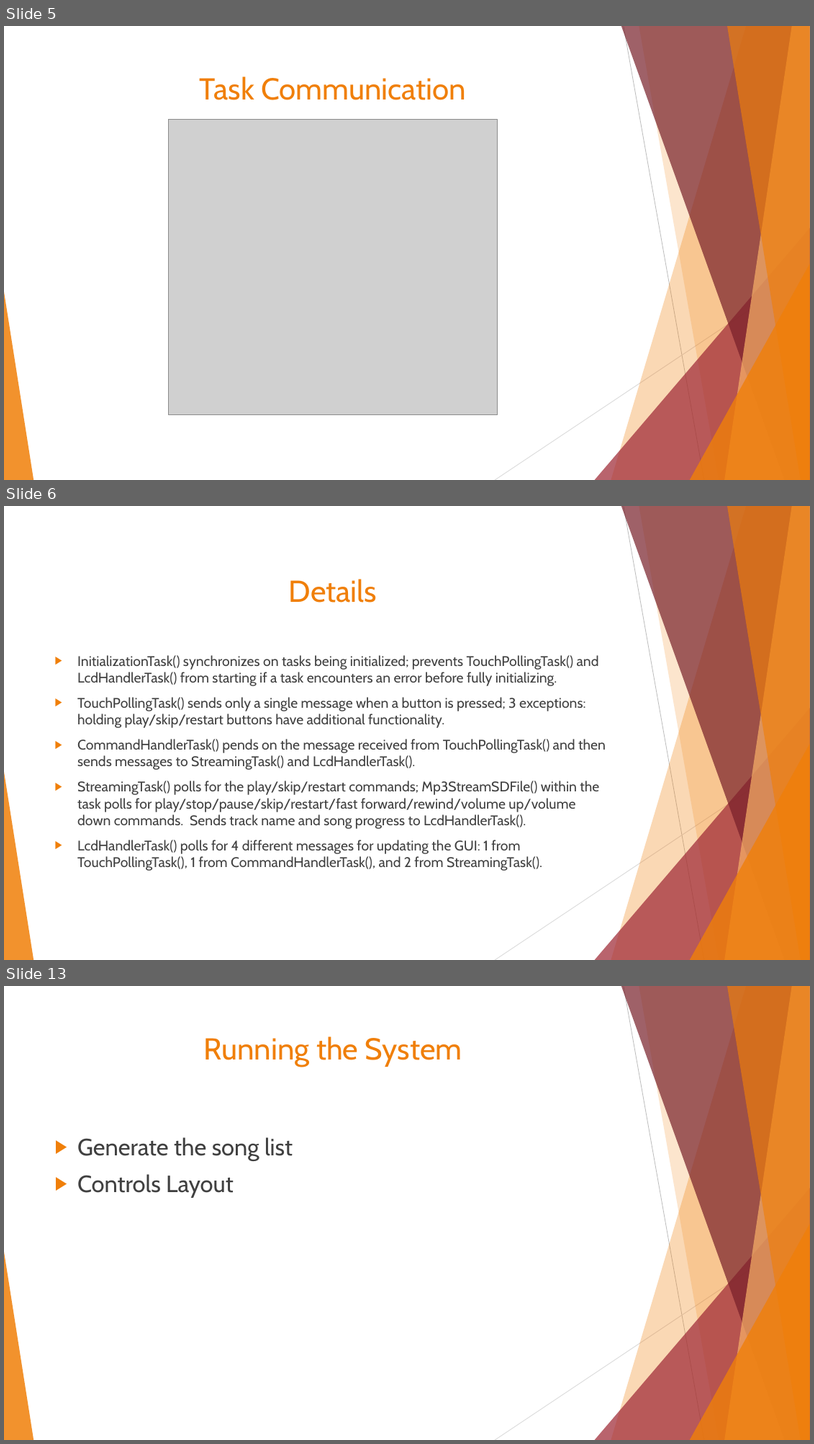
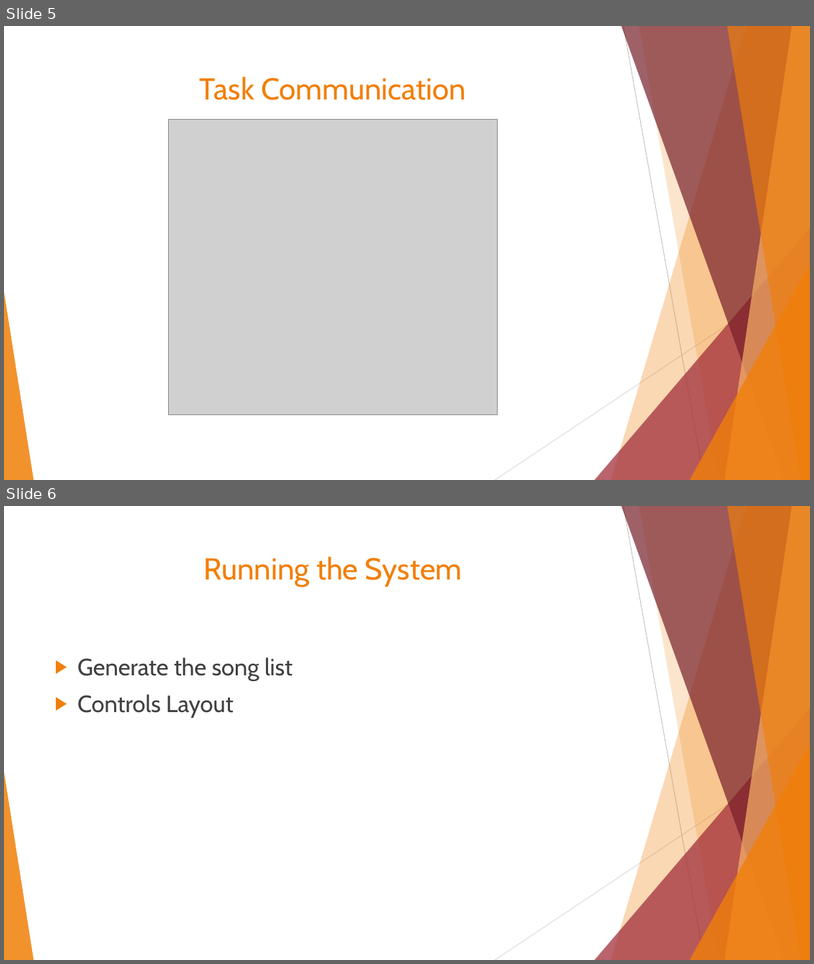
Before and after one commit to baldwinvs/embsys105, a slide deck: Project/Presentation.pptx. Shown one above the other, each under a label of ours: slides 5, 6 and 13 before the commit, slides 5 and 6 after it; the slides between them are not shown. The pictures are 814x1444 and 814x964 pixels, drawn with LibreOffice and Linux fonts; fonts in the diff are those of the drawing; grey boxes stand for pictures. Boxes give left, top, right and bottom in pixels: in the first picture for what was removed or moved away, otherwise in the second. Text is boxed around its words. In the diff, an @@ line names an element or a change of style, - is before the commit and + after.

Commit message:
Refactored touchPolling and updated/added diagrams

```diff
--- a/Project/Presentation.pptx
+++ b/Project/Presentation.pptx
@@ slide 6 removed at <box>4,506,810,960</box>, background #FFFFFF; not listed: 10 template elements that a slide beside it also shows @@
@@ title removed at <box>289,579,377,602</box> @@
-Details
@@ text removed at <box>77,655,606,870</box> @@
-▶ InitializationTask() synchronizes on tasks being initialized; prevents TouchPollingTask() and LcdHandlerTask() from starting if a task encounters an error before fully initializing.
-▶ TouchPollingTask() sends only a single message when a button is pressed; 3 exceptions: holding play/skip/restart buttons have additional functionality.
-▶ CommandHandlerTask() pends on the message received from TouchPollingTask() and then sends messages to StreamingTask() and LcdHandlerTask().
-▶ StreamingTask() polls for the play/skip/restart commands; Mp3StreamSDFile() within the task polls for play/stop/pause/skip/restart/fast forward/rewind/volume up/volume down commands. Sends track name and song progress to LcdHandlerTask().
-▶ LcdHandlerTask() polls for 4 different messages for updating the GUI: 1 from TouchPollingTask(), 1 from CommandHandlerTask(), and 2 from StreamingTask().
@@ what was slide 13 is now slide 6 @@
```
Also in this commit, not shown: 7 slides changed, 1 slide added, 9 other files.
